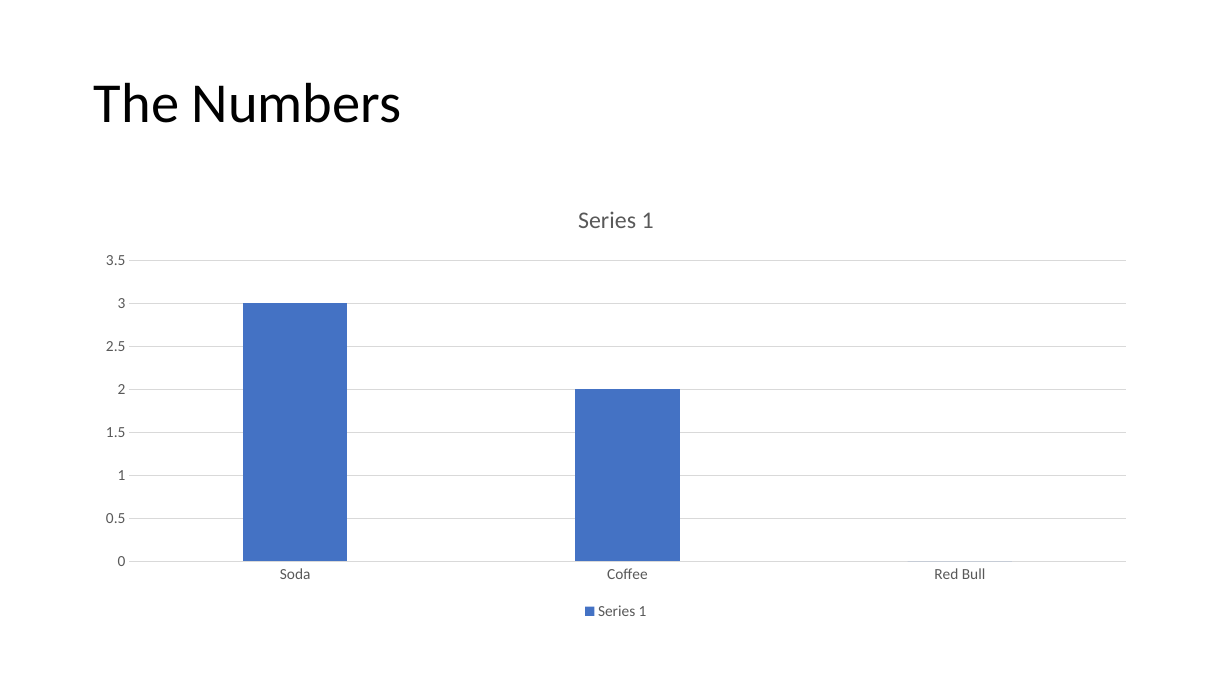
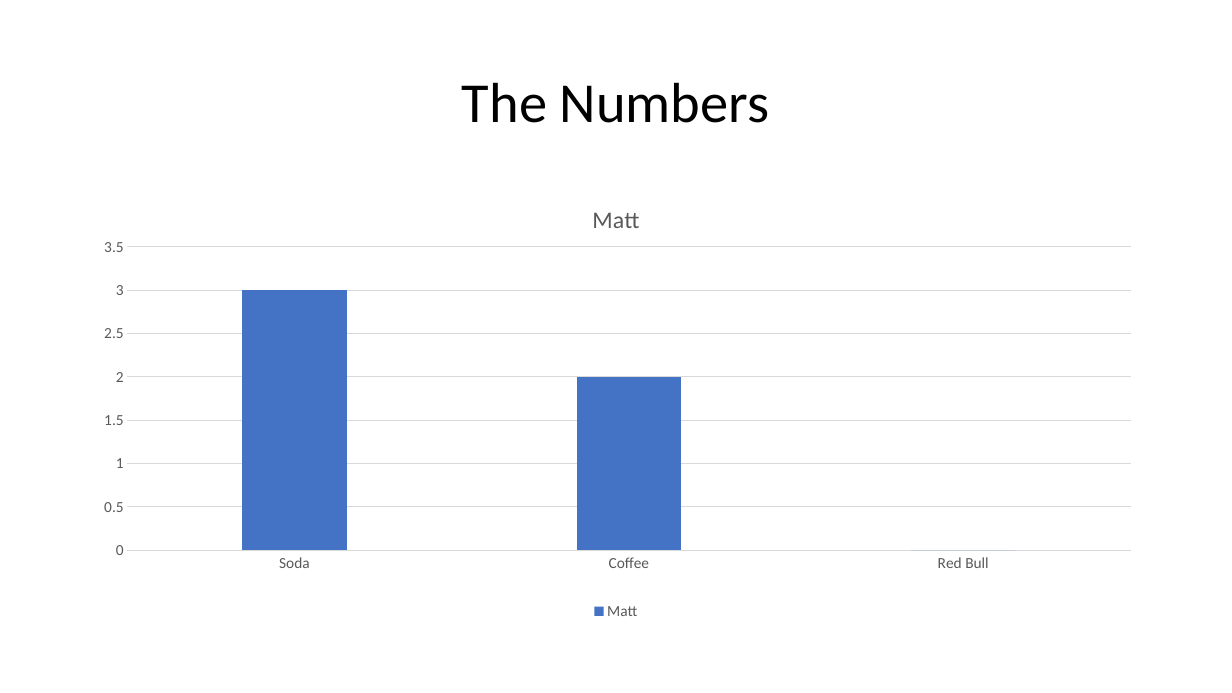
Before and after one commit to gayanala/Group13, a slide deck: slide 2 of Presentation/CSGHackathon.pptx. Drawn at 1232x693 pixels with LibreOffice and Linux fonts; fonts in the diff are those of the drawing. Boxes give left, top, right and bottom in pixels: in the first picture for what was removed or moved away, otherwise in the second. Text is boxed around its words. In the diff, an @@ line names an element or a change of style, - is before the commit and + after.

```diff
--- a/Presentation/CSGHackathon.pptx
+++ b/Presentation/CSGHackathon.pptx
@@ title "The Numbers" at box(462, 82, 770, 123): alignment left to centre @@
@@ column chart at box(85, 185, 1148, 625) @@
@@ title "Series 1" to "Matt" @@
-Series 1: 3, 2, 0
+Matt: 3, 2, 0
@@ plot area changed @@
```
Also in this commit, not shown: 2 other slides changed, 4 slides added, 1 slide removed.
